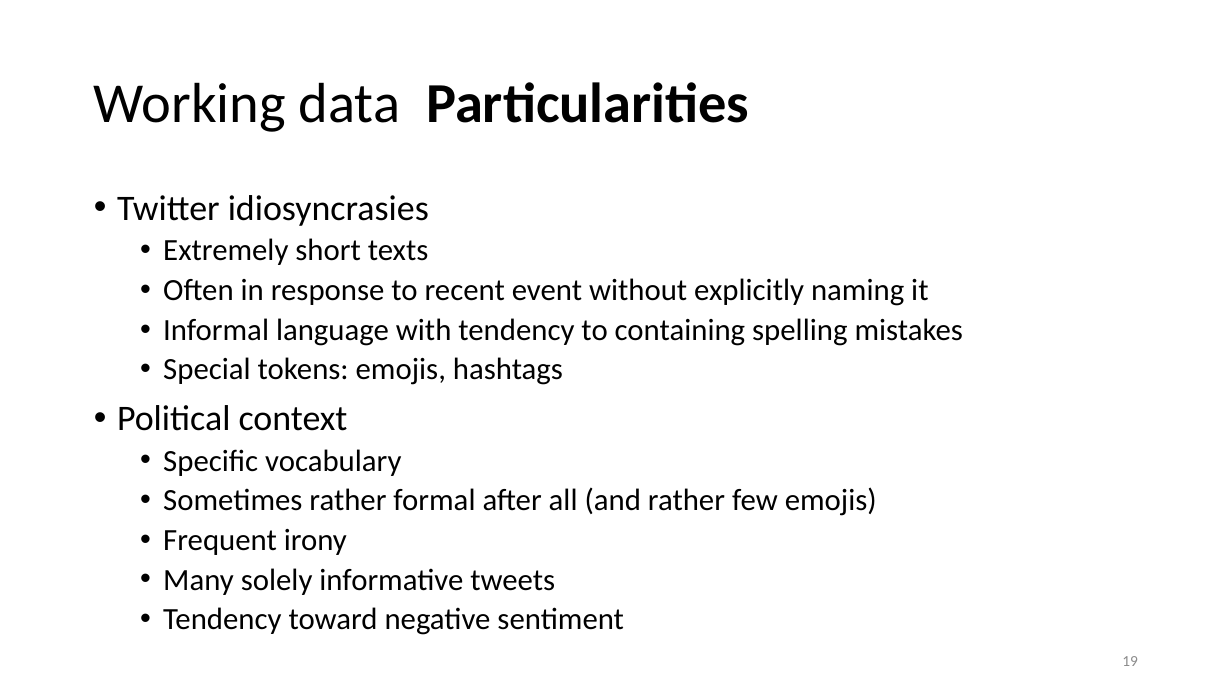
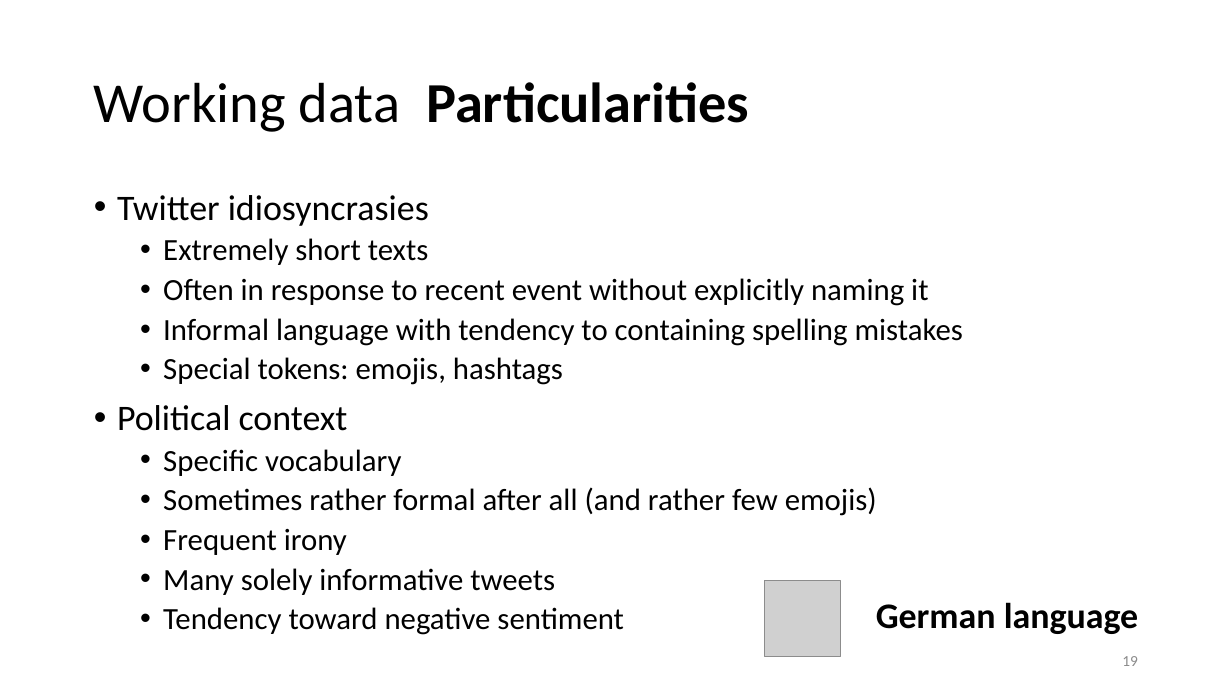
Before and after one commit to lisa-wm/consulting, a slide deck: slide 19 of 5_seminar/Contents_Part_01/Präsentation_Teil1.pptx. Drawn at 1232x693 pixels with LibreOffice and Linux fonts; fonts in the diff are those of the drawing; grey boxes stand for pictures. Boxes give left, top, right and bottom in pixels: in the first picture for what was removed or moved away, otherwise in the second. Text is boxed around its words. In the diff, an @@ line names an element or a change of style, - is before the commit and + after.

```diff
--- a/5_seminar/Contents_Part_01/Präsentation_Teil1.pptx
+++ b/5_seminar/Contents_Part_01/Präsentation_Teil1.pptx
@@ picture added at bbox=[764, 580, 840, 656] @@
@@ text added at bbox=[876, 602, 1139, 634], 28 pt, text #000000, bold @@
+German language
```
Also in this commit, not shown: 14 other slides changed, 8 slides added, 2 slides removed, 4 other files.
